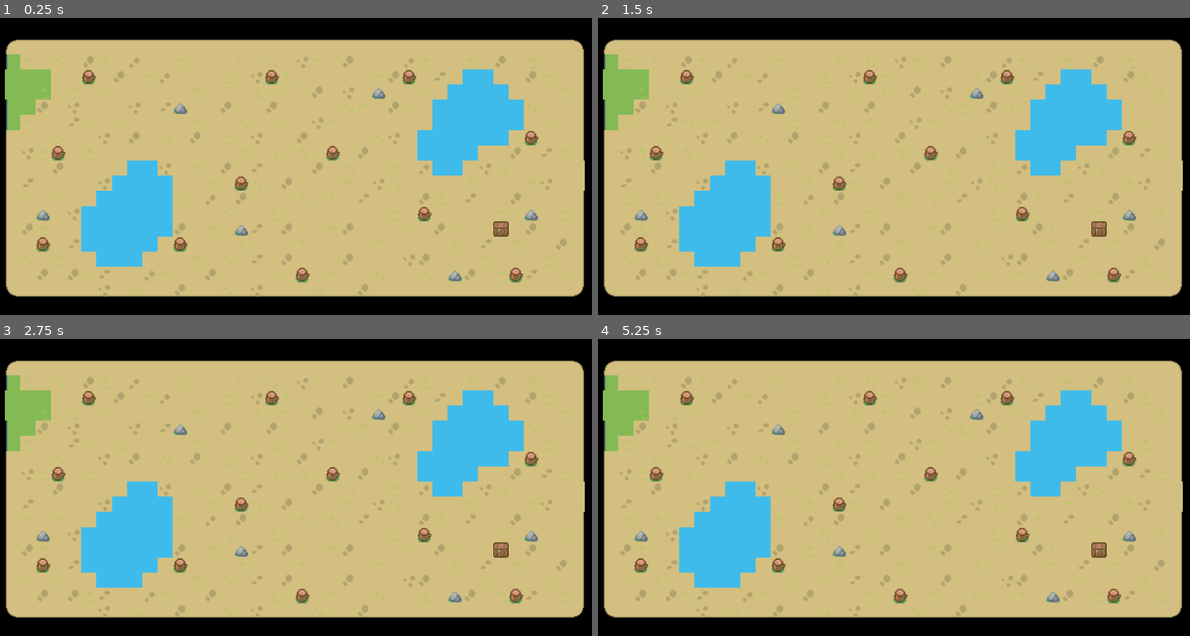
Above: before the commit, frames 1-4 (two rows, left to right).
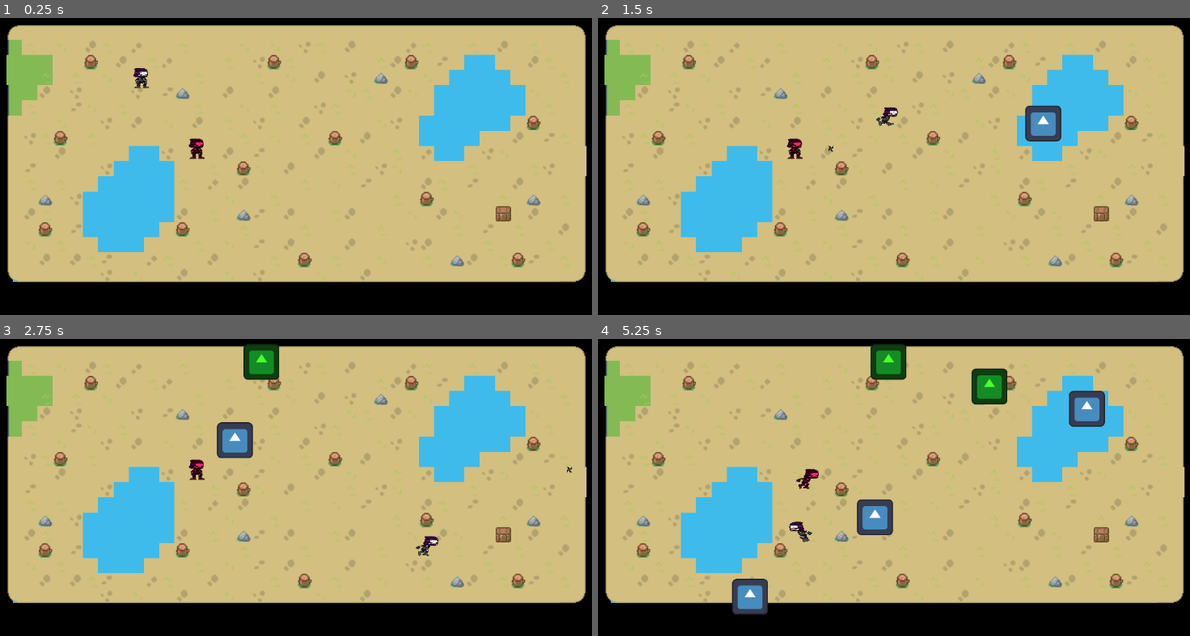
Above: after the commit, the same moments.

Repository: CISC204-S26/final-project-team-6
Game: Godot game, scene res://Scenes/Level2.tscn
Two runs of this game, one before a commit and one after it. Both use one fixed random seed, a clock stepped at 60 frames per second and the inputs below. This scene is started directly instead of the project's main scene. The engine's default icon, where the game draws it, is replaced by a stand-in: a white triangle on a blue panel in a dark square.
Inputs:
- Up to frame 1 (0.25 s): no input
- Up to frame 2 (1.5 s): tap Enter at 0.5 s; hold D (move_right) 0.53-1.28 s; tap Q (Katana) at 0.6 s; hold S (move_down) from 1.28 s (still down); tap O (Shuriken) at 1.35 s
- Up to frame 3 (2.75 s): release S (move_down) at 2.03 s; hold D (move_right) from 2.03 s (still down); tap Space (p1_interact) at 2.1 s
- Up to frame 4 (5.25 s): release D (move_right) at 2.78 s; hold W (move_up) 2.78-3.53 s; tap K (p2_down) at 2.85 s; hold A (move_left) 3.53-5.03 s; tap U (p2_interact) at 3.6 s; tap J (p2_left) at 4.35 s; hold S (move_down) from 5.03 s (still down); hold L (p2_right) from 5.03 s (still down)

The runs differ from the first frame. In frame 1, 22% of the frame differs, in the area x 0-100%, y 2-95%; in frame 2, 23%; in frame 3, 23%; in frame 4, 25%, in the area x 0-100%, y 1-95%.

Commit message:
Fixed Level2 Offset
Fixed the level2 offset transformation, causing enemies to not spawn in the correct range

Diff:
--- a/final_project_all_together_now/Scenes/Level1.tscn
+++ b/final_project_all_together_now/Scenes/Level1.tscn
@@ -321,6 +321,7 @@
 
 [node name="Level1" type="Node2D" unique_id=167903798]
 script = ExtResource("1_t3or0")
+max_x = 950.0
 
 [node name="Level1" type="Node2D" parent="." unique_id=1848518747]
 
--- a/final_project_all_together_now/Scenes/Level2.tscn
+++ b/final_project_all_together_now/Scenes/Level2.tscn
@@ -1,6 +1,9 @@
 [gd_scene format=4 uid="uid://l83j2wdfh6ms"]
 
+[ext_resource type="Script" uid="uid://2ylh41x3bj32" path="res://Scripts/level_2.gd" id="1_5awjf"]
 [ext_resource type="Texture2D" uid="uid://buml2jw0mdmbe" path="res://Assets/TileMap2.2.0.png" id="1_llwst"]
+[ext_resource type="PackedScene" uid="uid://cab6ui4gxt301" path="res://Scenes/Player1.tscn" id="2_ms0wi"]
+[ext_resource type="PackedScene" uid="uid://wttuql64pwyv" path="res://Scenes/Player2.tscn" id="3_5awjf"]
 
 [sub_resource type="TileSetAtlasSource" id="TileSetAtlasSource_0plju"]
 texture = ExtResource("1_llwst")
@@ -325,23 +328,27 @@
 size = Vector2(63, 32)
 
 [sub_resource type="WorldBoundaryShape2D" id="WorldBoundaryShape2D_llwst"]
+distance = -4.371139e-08
 
 [node name="Level2" type="Node2D" unique_id=1989981245]
-position = Vector2(341, 314)
+script = ExtResource("1_5awjf")
 
 [node name="Node2D" type="Node2D" parent="." unique_id=927551276]
 position = Vector2(-31, 0)
 scale = Vector2(1.7, 1.7)
 
 [node name="TileMapLayer" type="TileMapLayer" parent="Node2D" unique_id=495364872]
+position = Vector2(202.3529, 169.41179)
 tile_map_data = PackedByteArray("AAAAAP//AAABAAYAAAD/////AAABAAYAAAD+////AAABAAYAAAD+//7/AAABAAYAAAD///7/AAABAAYAAAAAAP …(9280 unchanged characters)…
 tile_set = SubResource("TileSet_ms0wi")
 
 [node name="TileMapLayer2" type="TileMapLayer" parent="Node2D" unique_id=436531200]
+position = Vector2(202.94116, 168.82352)
 tile_map_data = PackedByteArray("AAACAAIAAAANAAQAAAAEAAEAAAANAAQAAAAGAP//AAANAAQAAAAFAP7/AAANAAQAAAADAP3/AAANAAQAAAADAP …(2960 unchanged characters)…
 tile_set = SubResource("TileSet_n3cqh")
 
 [node name="StaticBody2D" type="StaticBody2D" parent="Node2D" unique_id=440961749]
+position = Vector2(202.35297, 170.00006)
 
 [node name="CollisionShape2D" type="CollisionShape2D" parent="Node2D/StaticBody2D" unique_id=152070675]
 position = Vector2(-24, 72)
@@ -379,35 +386,31 @@
 position = Vector2(320, 8)
 shape = SubResource("RectangleShape2D_70df5")
 
-[node name="CollisionShape2D10" type="CollisionShape2D" parent="Node2D/StaticBody2D" unique_id=500021539]
-position = Vector2(672.5, -88)
-shape = SubResource("RectangleShape2D_70df5")
-
 [node name="ColorRect" type="ColorRect" parent="Node2D" unique_id=6617875]
 z_index = -3
-offset_left = -190.58823
-offset_top = -191.7647
-offset_right = 497.64706
-offset_bottom = 206.47063
+offset_left = 11.764721
+offset_top = -12.941148
+offset_right = 700.0
+offset_bottom = 385.29416
 color = Color(0, 0, 0, 1)
 
 [node name="ColorRect2" type="ColorRect" parent="Node2D" unique_id=1691407210]
 z_index = -1
-offset_left = -128.23529
-offset_top = -120.58823
-offset_right = 445.29413
-offset_bottom = 133.52943
+offset_left = 64.70588
+offset_top = 58.235306
+offset_right = 638.2353
+offset_bottom = 312.35297
 color = Color(0.24313726, 0.73333335, 0.92156863, 1)
 
 [node name="LeftBorder" type="StaticBody2D" parent="." unique_id=2106374694]
 
 [node name="CollisionShape2D" type="CollisionShape2D" parent="LeftBorder" unique_id=970609621]
-position = Vector2(-275, 0)
+position = Vector2(69, 184)
 rotation = 1.5707964
 shape = SubResource("WorldBoundaryShape2D_llwst")
 
 [node name="TopBorder" type="StaticBody2D" parent="." unique_id=1869629897]
-position = Vector2(289, -217)
+position = Vector2(370, 72)
 rotation = 1.5707964
 
 [node name="CollisionShape2D" type="CollisionShape2D" parent="TopBorder" unique_id=1319528328]
@@ -415,7 +418,7 @@
 shape = SubResource("WorldBoundaryShape2D_llwst")
 
 [node name="RightBorder" type="StaticBody2D" parent="." unique_id=1142810094]
-position = Vector2(757, 0)
+position = Vector2(1102, 216)
 rotation = 3.1415927
 
 [node name="CollisionShape2D" type="CollisionShape2D" parent="RightBorder" unique_id=1570981949]
@@ -423,9 +426,15 @@
 shape = SubResource("WorldBoundaryShape2D_llwst")
 
 [node name="BottomBorder" type="StaticBody2D" parent="." unique_id=1841182197]
-position = Vector2(224, 245)
+position = Vector2(280, 532)
 rotation = 4.712389
 
 [node name="CollisionShape2D" type="CollisionShape2D" parent="BottomBorder" unique_id=1497215493]
 rotation = 1.5707964
 shape = SubResource("WorldBoundaryShape2D_llwst")
+
+[node name="Player1" parent="." unique_id=1418239182 instance=ExtResource("2_ms0wi")]
+position = Vector2(308, 167)
+
+[node name="Player2" parent="." unique_id=530988927 instance=ExtResource("3_5awjf")]
+position = Vector2(407, 293)
--- a/final_project_all_together_now/Scenes/enemy_2.gd
+++ b/final_project_all_together_now/Scenes/enemy_2.gd
@@ -1,6 +1,6 @@
 extends Sprite2D
 
-@export var speed = 150
+@export var speed = 250
 @export var min_x = 150
 @export var max_x = 1000
 @export var min_y = 100
--- a/final_project_all_together_now/Scripts/Enemy1.gd
+++ b/final_project_all_together_now/Scripts/Enemy1.gd
@@ -1,9 +1,9 @@
 extends Sprite2D
 
-var leftBound = 150.0
-var rightBound = 1000.0
-var topBound = 100.0
-var bottomBound = 550.0
+@export var leftBound = 150.0
+@export var rightBound = 1000.0
+@export var topBound = 100.0
+@export var bottomBound = 550.0
 var movementSpeed = 300.0
 var health = 3
 
--- /dev/null
+++ b/final_project_all_together_now/Scripts/level_2.gd
@@ -0,0 +1,52 @@
+extends Node
+
+var enemy1 = preload("res://Scenes/Enemy1.tscn")
+var enemy2 = preload("res://Scenes/Enemy2.tscn")
+
+@export var min_x = -240.0
+@export var max_x = 710.0
+@export var min_y = -190.0
+@export var max_y = 210.0
+
+var total_enemies = 20
+var enemies_spawned = 0
+var spawn_interval = 20.0 / 20  # 20 seconds / 20 enemies = 1s between each
+var enemies_remaining = 0
+
+var spawn_timer: Timer
+
+func _ready() -> void:
+	spawn_timer = Timer.new()
+	add_child(spawn_timer)
+	spawn_timer.wait_time = spawn_interval
+	spawn_timer.timeout.connect(_on_spawn_timer_timeout)
+	spawn_timer.start()
+
+func _on_spawn_timer_timeout() -> void:
+	if enemies_spawned >= total_enemies:
+		spawn_timer.stop()
+		return
+
+	var scene = enemy1 if enemies_spawned % 2 == 0 else enemy2
+	spawn_enemy(scene)
+	enemies_spawned += 1
+	enemies_remaining += 1
+
+func spawn_enemy(scene) -> void:
+	var enemy = scene.instantiate()
+	var side = randi() % 2
+	if side == 0:
+		enemy.position = Vector2(min_x, randf_range(min_y, max_y))
+	else:
+		enemy.position = Vector2(max_x, randf_range(min_y, max_y))
+	enemy.tree_exited.connect(_on_enemy_died)
+	add_child(enemy)
+
+func _on_enemy_died() -> void:
+	enemies_remaining -= 1
+	print("Enemy died, remaining: ", enemies_remaining)
+	if enemies_spawned >= total_enemies and enemies_remaining <= 0:
+		wave_complete()
+
+func wave_complete() -> void:
+	print("Wave 2 complete!")
Not shown, added: final_project_all_together_now/Scripts/level_2.gd.uid
